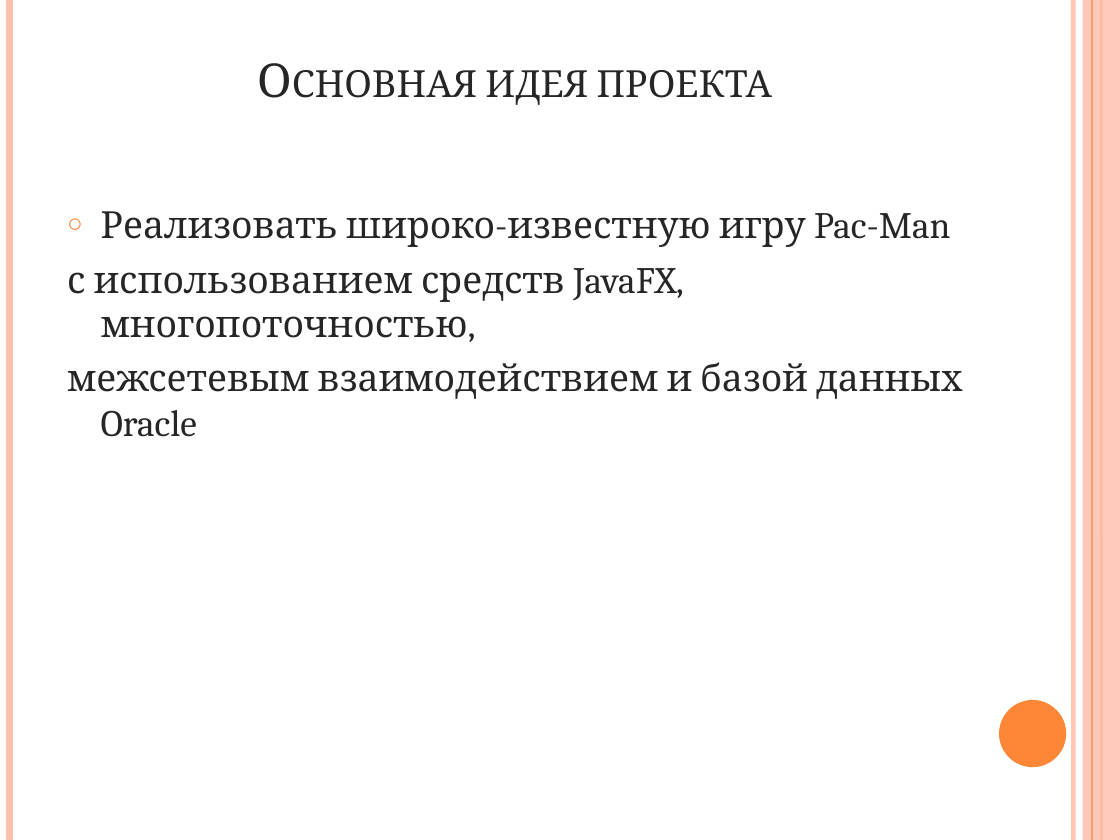
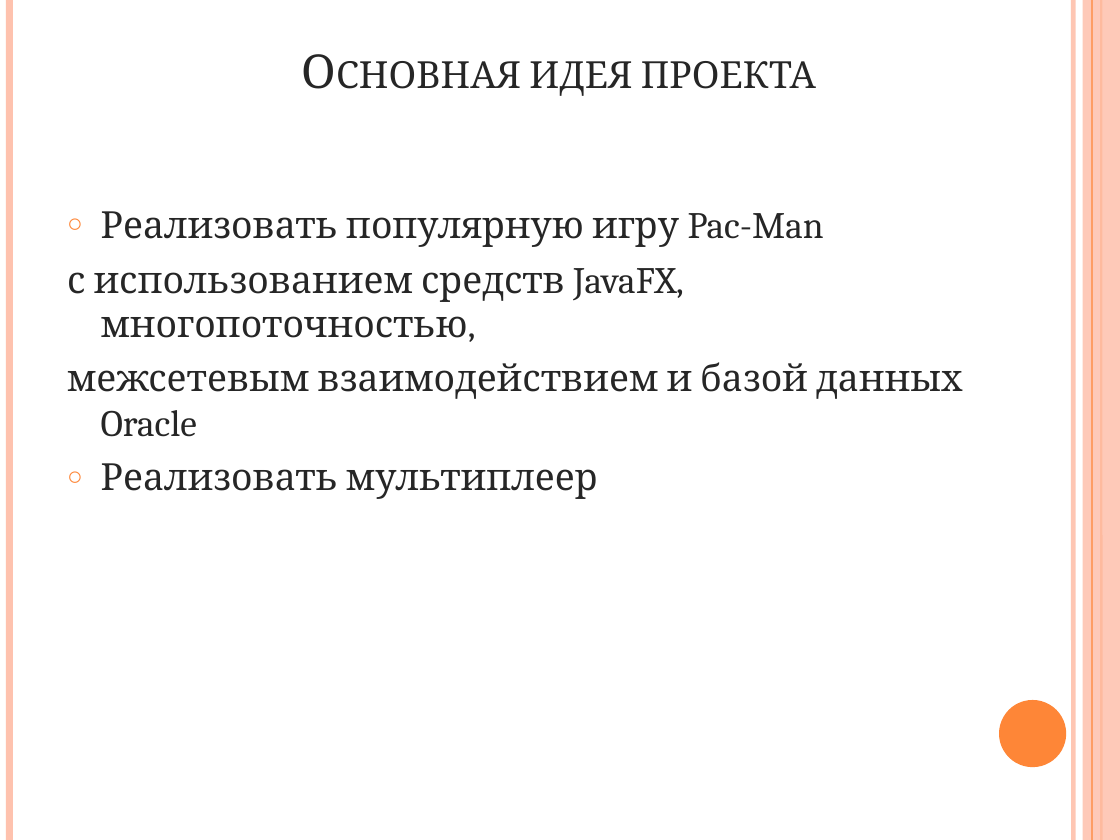
Before and after one commit to kopch02/Pacman_JavaFX, a slide deck: slide 2 of Pacman_JavaFX presentation.pptx. Drawn at 1120x840 pixels with LibreOffice and Linux fonts; fonts in the diff are those of the drawing. Boxes give left, top, right and bottom in pixels: in the first picture for what was removed or moved away, otherwise in the second. Text is boxed around its words. In the diff, an @@ line names an element or a change of style, - is before the commit and + after.

```diff
--- a/Pacman_JavaFX presentation.pptx
+++ b/Pacman_JavaFX presentation.pptx
@@ title "Основная идея проекта": place and size @@
-title "Основная идея проекта" at (485, 70, 772, 105)
+title "Основная идея проекта" at (529, 61, 816, 96)
@@ text at (101, 211, 824, 247): text changed @@
-○ Реализовать широко-известную игру Pac-Man
+○ Реализовать популярную игру Pac-Man
@@ text at (101, 463, 598, 499): paragraph added @@
+○ Реализовать мультиплеер
```
Also in this commit, not shown: 4 other slides changed, 2 slides added, 10 other files.
